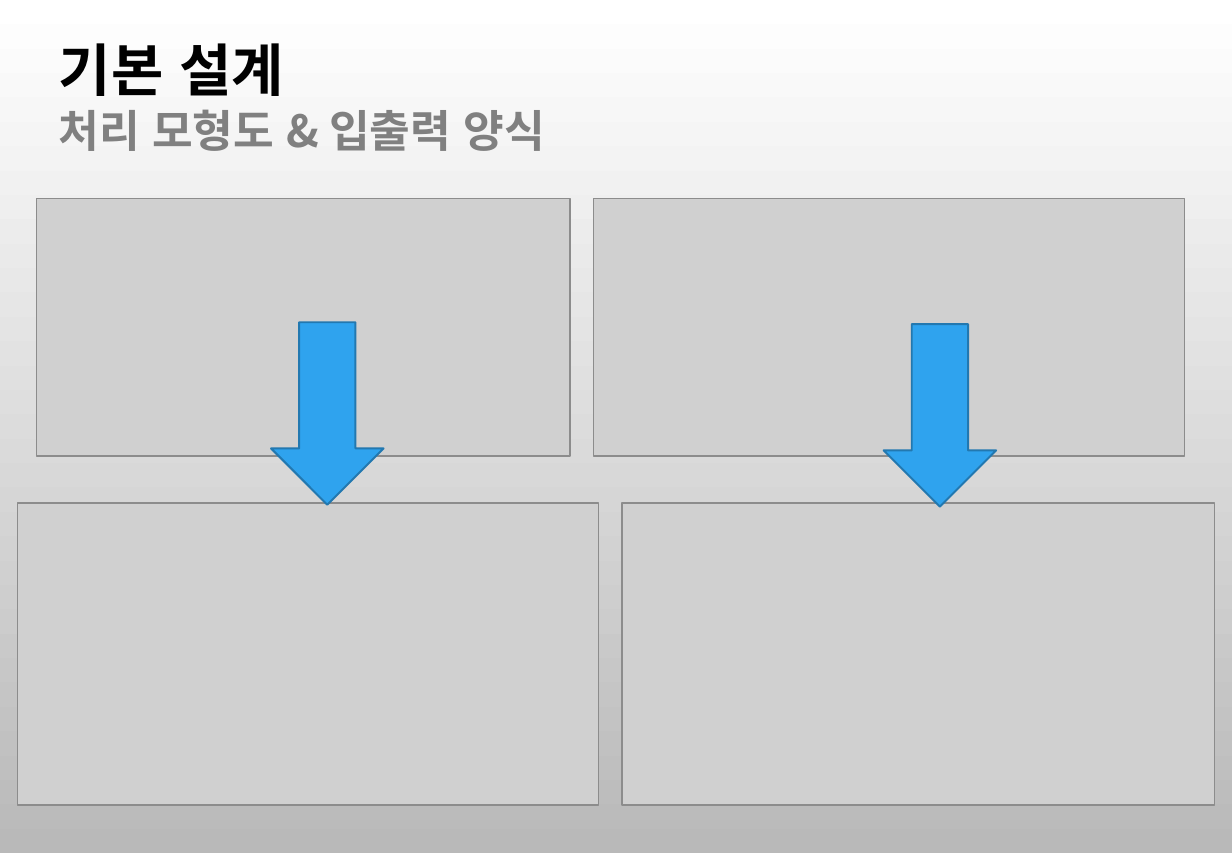
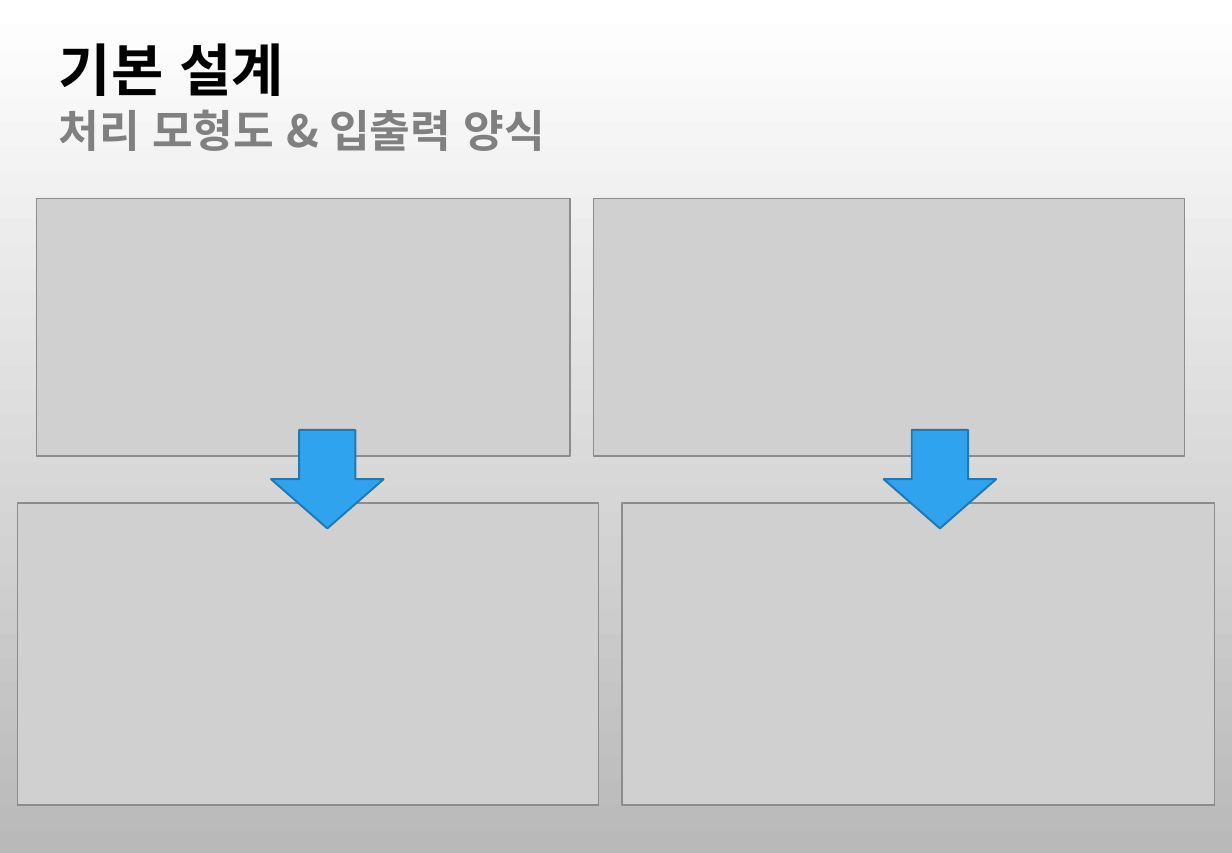
Before and after one commit to se04/se04, a slide deck: slide 11 of 제출 문서/1분반_4조_2차발표PPT_설계_초안.pptx. Drawn at 1232x853 pixels with LibreOffice and Linux fonts; fonts in the diff are those of the drawing; grey boxes stand for pictures; background and template pictures are left out. Boxes give left, top, right and bottom in pixels: in the first picture for what was removed or moved away, otherwise in the second. Text is boxed around its words. In the diff, an @@ line names an element or a change of style, - is before the commit and + after.

```diff
--- a/제출 문서/1분반_4조_2차발표PPT_설계_초안.pptx
+++ b/제출 문서/1분반_4조_2차발표PPT_설계_초안.pptx
@@ down arrow resized from (x1=271, y1=322, x2=383, y2=504) to (x1=271, y1=430, x2=383, y2=529) @@
@@ down arrow resized from (x1=884, y1=324, x2=997, y2=506) to (x1=884, y1=430, x2=997, y2=529) @@
```
Also in this commit, not shown: 4 other slides changed.
